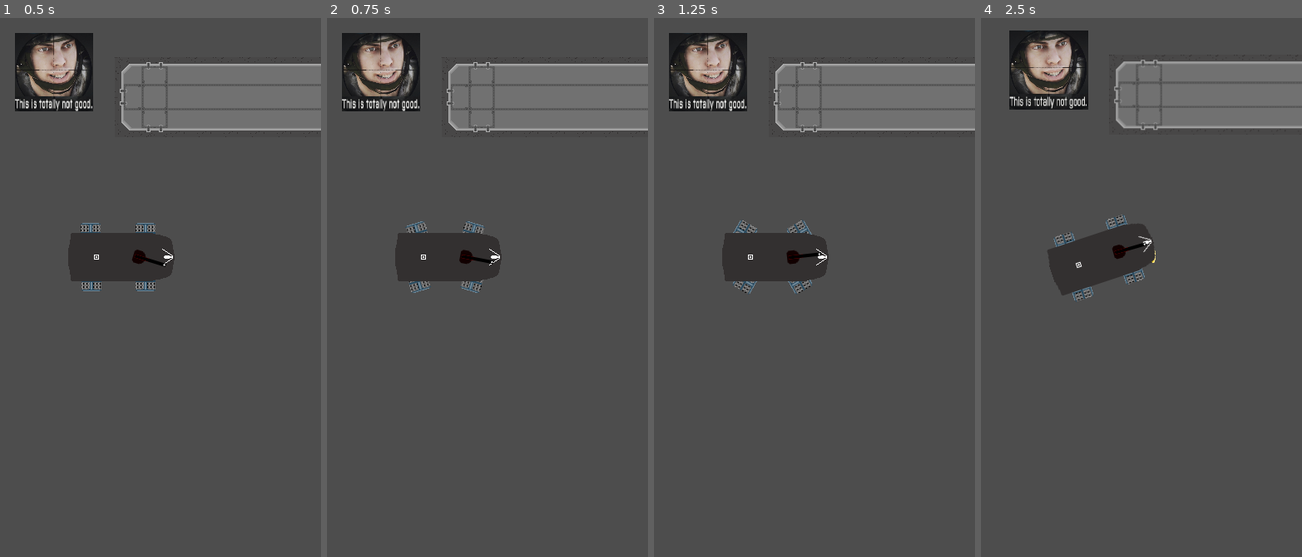
Above: before the commit, frames 1-4 (left to right).
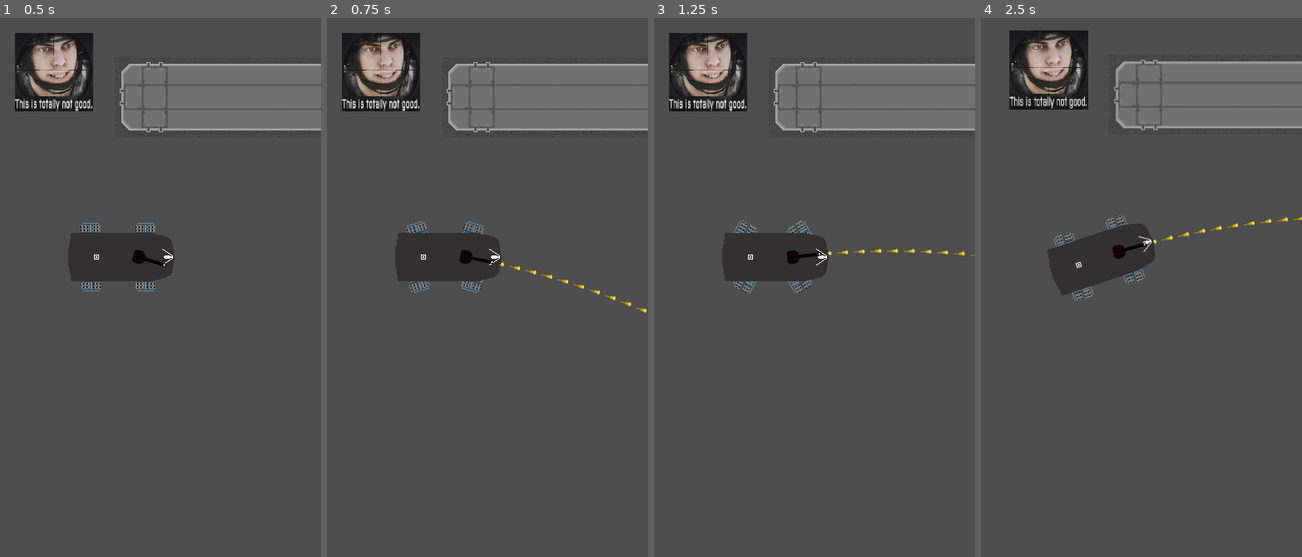
Above: after the commit, the same moments.

Repository: CatWizard47/WormGame
Game: Godot game, scene res://Scenes/main_test_thingy.tscn
The game is run twice, just before and just after one commit, with the same random seed, the same clock (stepped at 60 frames per second) and the same inputs.
Inputs (mouse positions are in pixels of both pictures, inside the frame that each line leads up to):
- Up to frame 1 (0.5 s): no input
- Up to frame 2 (0.75 s): move the mouse to (535, 228) at 0.52 s; press the mouse at (535, 228) at 0.53 s; hold D (move_right) from 0.53 s (still down)
- Up to frame 3 (1.25 s): keep holding D (move_right)
- Up to frame 4 (2.5 s): move the mouse to (1022, 287) at 1.27 s; release D (move_right) at 1.28 s; release the mouse at (1022, 287) at 1.28 s; hold S (move_backward) 1.28-2.03 s; click (1022, 287) at 1.35 s; move the mouse to (1141, 125) at 2.02 s; press the mouse at (1141, 125) at 2.03 s; hold D (move_right) from 2.03 s (still down)

Frame 1 is identical in both runs. In frame 2, 0.1% of the frame differs, in the area x 53-100%, y 45-55%; in frame 3, 0.1%; in frame 4, 0.2%, in the area x 53-100%, y 36-46%.

Commit message:
basic projectile implementation, done

Diff:
--- /dev/null
+++ b/Resources/Test_bullet.tres
@@ -0,0 +1,14 @@
+[gd_resource type="Resource" script_class="ProjectileRes" format=3 uid="uid://60na7pnwk6im"]
+
+[ext_resource type="Script" uid="uid://du7mdtfhpywlw" path="res://scripts/projectile_base_resource.gd" id="1_w5nq3"]
+[ext_resource type="Texture2D" uid="uid://b07o7litejuov" path="res://Textures/Projectiles/boolet_test.png" id="2_8lwd8"]
+
+[resource]
+script = ExtResource("1_w5nq3")
+health_damage = 1
+structure_damage = 1
+armour_damage = 1
+projectile_speed = 20.0
+type = "TEST"
+texture = ExtResource("2_8lwd8")
+metadata/_custom_type_script = "uid://du7mdtfhpywlw"
--- a/Scenes/main_test_thingy.tscn
+++ b/Scenes/main_test_thingy.tscn
@@ -3,6 +3,7 @@
 [ext_resource type="Texture2D" uid="uid://0onp0vfkh7ua" path="res://Textures/1569567959007.jpg" id="1_2ipxj"]
 [ext_resource type="PackedScene" uid="uid://b82ds00m4tjr2" path="res://Scenes/player_test_hull.tscn" id="2_4ogdj"]
 [ext_resource type="Texture2D" uid="uid://c7sb78wrd73ny" path="res://Textures/TileSets/Tile_test.png" id="3_2ipxj"]
+[ext_resource type="Resource" uid="uid://60na7pnwk6im" path="res://Resources/Test_bullet.tres" id="3_4ogdj"]
 
 [sub_resource type="RectangleShape2D" id="RectangleShape2D_gft63"]
 size = Vector2(675.4075, 653.5239)
@@ -92,9 +93,9 @@
 z_index = 1
 position = Vector2(240, 359)
 collision_mask = 12
-gravity_scale = 0.0
 max_engine_power = 10
 traction_Coefficient = 0.2
+test_projectile = ExtResource("3_4ogdj")
 
 [node name="TileMapLayer" type="TileMapLayer" parent="." unique_id=2098761291]
 visibility_layer = 2
--- a/Scenes/player_test_hull.tscn
+++ b/Scenes/player_test_hull.tscn
@@ -21,6 +21,7 @@
 
 [node name="Player_test_hull" type="RigidBody2D" unique_id=87806676]
 collision_mask = 6
+gravity_scale = 0.0
 script = ExtResource("1_6t5aa")
 max_engine_power = 50
 
--- a/Scenes/projectile.tscn
+++ b/Scenes/projectile.tscn
@@ -7,6 +7,8 @@
 radius = 2.0
 
 [node name="projectile_base" type="Area2D" unique_id=1983214548]
+collision_layer = 12
+collision_mask = 0
 script = ExtResource("1_yr2qt")
 
 [node name="Sprite2D" type="Sprite2D" parent="." unique_id=1738473187]
@@ -20,4 +22,5 @@
 wait_time = 3.0
 one_shot = true
 
+[connection signal="body_entered" from="." to="." method="_on_body_entered"]
 [connection signal="timeout" from="ExpiryTimer" to="." method="_on_timer_timeout"]
--- a/scripts/player.gd
+++ b/scripts/player.gd
@@ -4,6 +4,7 @@
 @export var acceleration_mult : float = 0.5
 @export var traction_Coefficient : float = 0.02 #MUST BE SMOL
 @export var locomotion_node_rotation_speed: float = 0.025 # in radians
+@export var test_projectile: ProjectileRes
 var screen_size # Size of the game window. # temp
 var velocity: Vector2
 var engine_power: float
@@ -27,7 +28,8 @@
 	locomotive_nodes = get_node("locomotion_nodes")
 	locomotive_node_count = locomotive_nodes.get_child_count()
 	position = screen_size/2
-	player_controlled_weapon_group = weapon_groups.ONE
+	player_controlled_weapon_group = weapon_groups.ONE #TEMP
+	get_node("weapon_group_1/player_main_turret").allowed_ammunition_type = "TEST" #TEMP
 
 
 
@@ -95,22 +97,15 @@
 	move_and_collide(velocity * delta)
 
 func fire_weapon_group()-> void:
-	var projectile_position: Vector2
-	var projectile_rotation: float
 	var projectile
 	#var weapon_group_node: Node = get_node("weapon_group_" + str(player_controlled_weapon_group))
 	for node: Node in get_node("weapon_group_" + str(player_controlled_weapon_group)).get_children():
 		projectile = node.fire()
-		projectile_scene = preload("res://Scenes/projectile.tscn").instantiate()
-		projectile_scene.setup(node.get_new_bullet_position(), node.get_turret_rotation(), projectile)
-		add_sibling(projectile_scene)
-		#projectile_position = node.get_new_bullet_position()
-		#projectile_rotation = node.get_turret_rotation()
-		#TODO
-		#INSTANTIATE BOOLET (OF SPECIFIC TYPE?)
-		#AFFIX POSITION AND ROTATION
-		#maybe as child of specific turret node?
-		#node.fire()
+		node.Load(test_projectile)
+		if projectile != null:
+			projectile_scene = preload("res://Scenes/projectile.tscn").instantiate()
+			projectile_scene.setup(node.get_new_bullet_position(), node.get_turret_rotation(), projectile)
+			add_sibling(projectile_scene)
 
 # Called every frame. 'delta' is the elapsed time since the previous frame.
 func _physics_process(delta: float) -> void:
--- a/scripts/player_main_turret.gd
+++ b/scripts/player_main_turret.gd
@@ -7,7 +7,7 @@
 #@export var maximum_projectiles: int = 1024
 @export var turret_texture: Texture2D
 @export var gun_texture: Texture2D
-@export var allowed_ammunition_type: String #shit like 40mm or whatevs
+@export var allowed_ammunition_type: String #shit like 40mm or whatevs =
 var left_rotation_limit: float
 var right_rotation_limit: float
 var mouse_position: Vector2
@@ -36,6 +36,8 @@
 		rotation_flag = false
 
 func Load(new_ammunition: ProjectileRes) -> bool:
+	#print(new_ammunition.type," ",allowed_ammunition_type)
+	#print(new_ammunition.type == allowed_ammunition_type)
 	if new_ammunition.type == allowed_ammunition_type:
 		if !available_ammunition_types.has(new_ammunition):
 			available_ammunition_types.append(new_ammunition)
@@ -48,7 +50,7 @@
 
 func fire() -> ProjectileRes:
 	print("BANG!") # animation 'ere #will return null if mag empty
-	if loaded_ammunition.count(ProjectileRes)>0:
+	if !loaded_ammunition.is_empty():
 		return available_ammunition_types[loaded_ammunition.pop_back()]
 	else:
 		return null
--- a/scripts/projectile.gd
+++ b/scripts/projectile.gd
@@ -2,7 +2,8 @@
 static var projectile_stats: ProjectileRes
 static var start_position: Vector2
 static var start_rotation: float
-# Called when the node enters the scene tree for the first time.
+var velocity
+
 
 static func setup(new_position: Vector2, new_rotation: float, Projectile:ProjectileRes) -> void:
 	start_position = new_position
@@ -12,14 +13,32 @@
 func _ready() -> void:
 	position = start_position
 	rotation = start_rotation
+	if projectile_stats.projectile_speed == 0:
+		_hitscan_fire()
+	else:
+		velocity = Vector2.from_angle(rotation).normalized() * projectile_stats.projectile_speed
 	pass # Replace with function body.
-#https://docs.godotengine.org/en/stable/tutorials/performance/using_servers.html
-#later tho, now base implement
+	#https://docs.godotengine.org/en/stable/tutorials/performance/using_servers.html
+	#later tho, now base implement
 
-# Called every frame. 'delta' is the elapsed time since the previous frame.
+
 func _process(delta: float) -> void:
+	position += velocity
+
+func _deal_damage(body: Node2D) -> void:
 	pass
 
+func _explode() -> void:
+	#will increase collision shape size (gradually? or Instantly?)
+	pass
 
 func _on_timer_timeout() -> void:
+	_explode()
 	self.queue_free()
+
+func _hitscan_fire() -> void:
+	pass
+
+func _on_body_entered(body: Node2D) -> void:
+	_deal_damage(body)
+	pass # Replace with function body.
--- a/scripts/projectile_base_resource.gd
+++ b/scripts/projectile_base_resource.gd
@@ -3,14 +3,16 @@
 @export var health_damage: int
 @export var structure_damage: int
 @export var armour_damage: int
-@export var projectile_speed: float
+@export var projectile_speed: float # 0 if hitscan
 @export var type: String
+@export var element: damage_type
 @export var texture: Texture2D
 @export var blast_radius: float
-#@export var type: weapon_type
 
-#enum weapon_type {
-#	BALLISTIC,
-#	EXPLOSIVE,
-#	ENERGY
-#}
+
+enum damage_type {
+	BALLISTIC,
+	HEAT,
+	COLD,
+	ELECTRIC
+}
